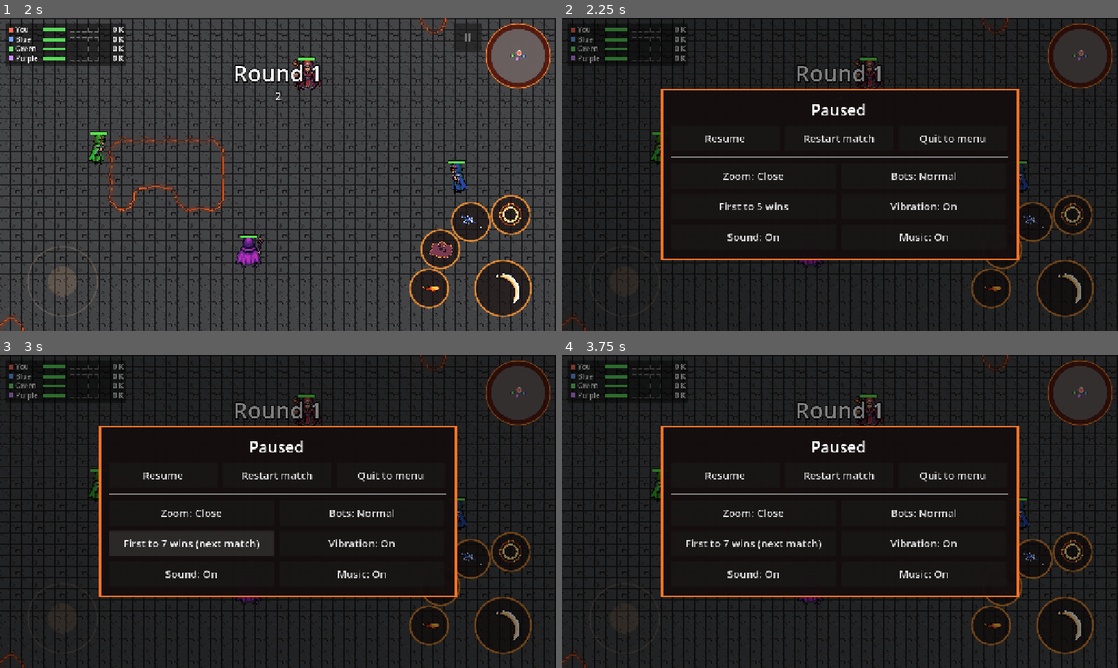
Above: before the commit, frames 1-4 (two rows, left to right).
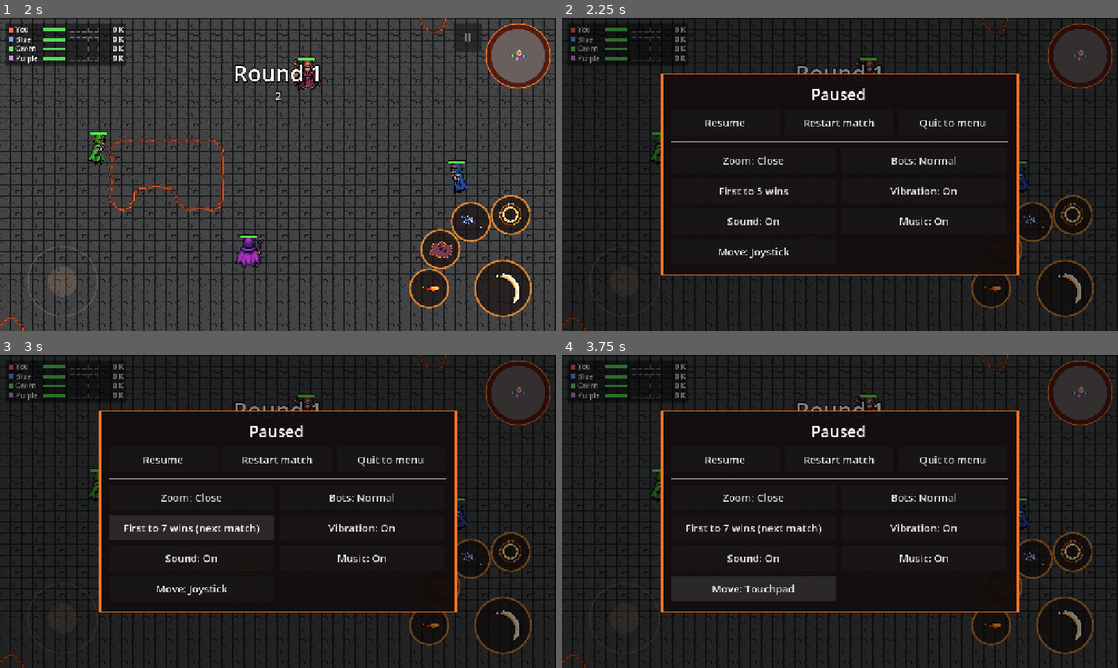
Above: after the commit, the same moments.

Repository: MariosToump/warlocks_on_android
Game: Godot game, scene res://scenes/game.tscn
The game is run twice, just before and just after one commit, with the same random seed, the same clock (stepped at 60 frames per second) and the same inputs.
Inputs (mouse positions are in pixels of both pictures, inside the frame that each line leads up to):
- Up to frame 1 (2 s): click "Play" at 0.5 s; tap Enter at 1.25 s; move the mouse to (400, 158) at 1.27 s; hold D (move_right) from 1.28 s (still down); hold A (attack) from 1.28 s (still down); click (400, 158) at 1.42 s
- Up to frame 2 (2.25 s): release D (move_right) at 2 s; release A (attack) at 2 s; click "II" at 2 s
- Up to frame 3 (3 s): click "First to 5 wins" at 2.75 s
- Up to frame 4 (3.75 s): click (756, 589) at 3.5 s, where only the run after the commit has a clickable "Move: Joystick"

Frame 1 is identical in both runs. In frame 2, 4.4% of the frame differs, in the area x 17-83%, y 17-83%; in frame 3, 5.2%; in frame 4, 5.5%.

Commit message:
Thumbstick fixes + Touchpad movement option
- A thumb put down during the countdown / between rounds was dropped; it is
  now kept and walks when the fight starts.
- A new thumb always takes the stick (a lost touch-up left it dead);
  canceled touches and app focus loss release it.
- The ring follows the thumb past its edge so reversals answer at once;
  speed ramps smoothly from the deadzone.
- Settings: Move: Joystick / Touchpad (whole left half is a pad, full speed
  on a short slide, origin trails the thumb closely).
- test_hud_v07: wait a physics tick before checking the lava sizzle stops.

Co-Authored-By: Claude Opus 5.5 <noreply@anthropic.com>

Diff:
--- a/scripts/game.gd
+++ b/scripts/game.gd
@@ -116,6 +116,7 @@
 		follow_zoom = GameSettings.zoom_value()
 		bot_difficulty = GameSettings.difficulty as Difficulty
 		wins_to_take_match = GameSettings.wins_to_take_match
+		touch.touchpad = GameSettings.move_mode == "touchpad"
 	arena.shrinks = shrink_arena
 	arena.regrows = not rounds # rounds end in sudden death instead
 	_lava_label = _make_lava_label()
@@ -540,6 +541,7 @@
 	follow_zoom = GameSettings.zoom_value()
 	arena.camera.set_design_zoom(follow_zoom)
 	bot_difficulty = GameSettings.difficulty as Difficulty
+	touch.touchpad = GameSettings.move_mode == "touchpad"
 	for w in all_wizards:
 		var ai := w.get_node_or_null("AIController") as AIController
 		if ai:
--- a/scripts/game_settings.gd
+++ b/scripts/game_settings.gd
@@ -5,6 +5,7 @@
 
 const ZOOMS := {"close": 2.0, "far": 1.35} ## follow_zoom per choice (3 / 2 screen px per art px on a phone)
 const WINS := [3, 5, 7]
+const MOVES := ["joystick", "touchpad"] ## left-thumb movement styles
 
 static var path := "user://settings.cfg"
 static var zoom := "close"
@@ -13,6 +14,7 @@
 static var haptics := true
 static var sound := true
 static var music := true
+static var move_mode := "joystick"
 static var _loaded := false
 
 
@@ -36,6 +38,9 @@
 	haptics = cf.get_value("game", "haptics", haptics)
 	sound = cf.get_value("game", "sound", sound)
 	music = cf.get_value("game", "music", music)
+	move_mode = cf.get_value("game", "move_mode", move_mode)
+	if not move_mode in MOVES:
+		move_mode = "joystick"
 
 
 static func save_settings() -> void:
@@ -46,6 +51,7 @@
 	cf.set_value("game", "haptics", haptics)
 	cf.set_value("game", "sound", sound)
 	cf.set_value("game", "music", music)
+	cf.set_value("game", "move_mode", move_mode)
 	cf.save(path)
 
 
@@ -61,4 +67,5 @@
 	haptics = true
 	sound = true
 	music = true
+	move_mode = "joystick"
 	_loaded = true
--- a/scripts/pause_menu.gd
+++ b/scripts/pause_menu.gd
@@ -15,6 +15,7 @@
 var _bots: Button
 var _wins: Button
 var _haptics: Button
+var _move: Button
 var _sound: Button
 var _music: Button
 var _title: Label
@@ -92,6 +93,7 @@
 	_haptics = _button(grid, "", _toggle_haptics)
 	_sound = _button(grid, "", _toggle_sound)
 	_music = _button(grid, "", _toggle_music)
+	_move = _button(grid, "", _cycle_move)
 	_refresh()
 	dim.visible = false
 
@@ -179,6 +181,7 @@
 	_haptics.text = "Vibration: %s" % ("On" if GameSettings.haptics else "Off")
 	_sound.text = "Sound: %s" % ("On" if GameSettings.sound else "Off")
 	_music.text = "Music: %s" % ("On" if GameSettings.music else "Off")
+	_move.text = "Move: %s" % GameSettings.move_mode.capitalize()
 
 
 func _cycle_zoom() -> void:
@@ -194,6 +197,11 @@
 func _cycle_wins() -> void:
 	var i := GameSettings.WINS.find(GameSettings.wins_to_take_match)
 	GameSettings.wins_to_take_match = GameSettings.WINS[(i + 1) % GameSettings.WINS.size()]
+	_changed()
+
+
+func _cycle_move() -> void:
+	GameSettings.move_mode = "touchpad" if GameSettings.move_mode == "joystick" else "joystick"
 	_changed()
 
 
--- a/scripts/touch_controls.gd
+++ b/scripts/touch_controls.gd
@@ -2,6 +2,10 @@
 extends Control
 ## On-screen controls for phones.
 ## - Left half: a floating joystick appears where the thumb lands; drag to walk.
+##   The ring follows the thumb if it goes past the edge (so a reversal is
+##   instant). Touchpad mode (setting): no ring, the whole left half is a pad
+##   and any small slide walks at full speed that way (it trails the thumb
+##   closely). A thumb put down between rounds is kept and walks at the start.
 ## - Bottom right, big: staff attack. Swings on the spot (it never walks you
 ##   anywhere), turned toward the nearest enemy if one is close, else the way
 ##   you face. Hold to keep swinging. A small timer shows the cooldown.
@@ -13,7 +17,9 @@
 ## Works with a mouse too (project setting emulate_touch_from_mouse).
 
 const STICK_R := 80.0 ## how far the knob can travel
-const STICK_DEAD := 0.15
+const STICK_DEAD := 0.15 ## fraction of STICK_R; speed ramps up from here
+const PAD_R := 24.0 ## touchpad: how far the origin trails behind the thumb
+const PAD_DEAD := 8.0 ## touchpad: slide this far (px) to start walking
 const AIM_DEAD := 22.0 ## drag shorter than this = tap (auto-aim)
 const AIM_FULL := 110.0 ## drag length for full blink distance
 const MARGIN := 34.0
@@ -37,6 +43,8 @@
 ## True between rounds (countdown, results): no moving or casting, and
 ## new touches pass through to the HUD (e.g. the Play again button).
 var locked := false
+## Touchpad movement instead of the joystick (GameSettings.move_mode).
+var touchpad := false
 
 var _stick_index := -1
 var _stick_origin := Vector2.ZERO
@@ -61,13 +69,30 @@
 	for k in _flash.keys():
 		_flash[k] = maxf(_flash[k] - delta, 0.0)
 	if wizard and _stick_index >= 0:
-		var v := (_stick_pos - _stick_origin) / STICK_R
 		wizard.move_target = null
-		wizard.move_dir = v.limit_length(1.0) if v.length() > STICK_DEAD and not locked else Vector2.ZERO
+		wizard.move_dir = Vector2.ZERO if locked else stick_vector()
 	if wizard and _attack_index >= 0:
 		_hold_attack()
 	_update_guide()
 	queue_redraw()
+
+
+## Walk direction from the thumb: length 0-1 for the joystick (ramps up from
+## the deadzone edge), full speed for the touchpad.
+func stick_vector() -> Vector2:
+	var off := _stick_pos - _stick_origin
+	if touchpad:
+		return off.normalized() if off.length() > PAD_DEAD else Vector2.ZERO
+	var k := off.length() / STICK_R
+	if k <= STICK_DEAD:
+		return Vector2.ZERO
+	return off.normalized() * minf((k - STICK_DEAD) / (1.0 - STICK_DEAD), 1.0)
+
+
+func _notification(what: int) -> void:
+	# Leaving the app (home, notification shade, a call) can swallow touch-ups.
+	if what in [NOTIFICATION_APPLICATION_FOCUS_OUT, NOTIFICATION_APPLICATION_PAUSED, NOTIFICATION_WM_WINDOW_FOCUS_OUT]:
+		release_all()
 
 
 ## Forget every finger (pausing: touch-ups won't arrive while paused).
@@ -87,15 +112,19 @@
 		return
 	if event is InputEventScreenTouch:
 		var t := event as InputEventScreenTouch
-		if t.pressed:
+		if t.pressed and not t.canceled:
 			if not locked:
 				_touch_down(t.index, t.position)
+			elif _is_stick_spot(t.position):
+				# Between rounds: remember the thumb (it walks once the fight
+				# starts) but let the touch reach the HUD too.
+				_grab_stick(t.index, t.position)
 		else:
 			_touch_up(t.index)
 	elif event is InputEventScreenDrag:
 		var d := event as InputEventScreenDrag
 		if d.index == _stick_index:
-			_stick_pos = _stick_origin + (d.position - _stick_origin).limit_length(STICK_R)
+			_move_stick(d.position)
 		elif d.index == _aim_index:
 			_aim_vec = d.position - _button_center(_aim_slot)
 
@@ -115,11 +144,31 @@
 			_aim_slot = slot
 			_aim_vec = Vector2.ZERO
 		return
-	if pos.x < size.x * 0.5 and _stick_index < 0:
+	if _is_stick_spot(pos):
+		# A new thumb always takes the stick, even if an old touch never
+		# reported its release (else the stick would stay dead).
 		get_viewport().set_input_as_handled()
-		_stick_index = index
-		_stick_origin = pos
-		_stick_pos = pos
+		_grab_stick(index, pos)
+
+
+func _is_stick_spot(pos: Vector2) -> bool:
+	return pos.x < size.x * 0.5 and _button_at(pos) == ""
+
+
+func _grab_stick(index: int, pos: Vector2) -> void:
+	_stick_index = index
+	_stick_origin = pos
+	_stick_pos = pos
+
+
+## Thumb moved: past the ring (or the touchpad's short leash) the origin is
+## dragged along, so turning around answers at once.
+func _move_stick(pos: Vector2) -> void:
+	var leash := PAD_R if touchpad else STICK_R
+	var off := pos - _stick_origin
+	if off.length() > leash:
+		_stick_origin = pos - off.normalized() * leash
+	_stick_pos = pos
 
 
 func _touch_up(index: int) -> void:
@@ -274,7 +323,10 @@
 	if wizard == null:
 		return
 	# Joystick (a faint hint where it usually sits when not touched).
-	if _stick_index >= 0:
+	if touchpad:
+		if _stick_index >= 0:
+			draw_circle(_stick_pos, 18.0, Color(1, 0.75, 0.5, 0.25))
+	elif _stick_index >= 0:
 		draw_circle(_stick_origin, STICK_R, Color(0, 0, 0, 0.25))
 		draw_arc(_stick_origin, STICK_R, 0, TAU, 48, Color(1, 0.8, 0.6, 0.45), 3.0, true)
 		draw_circle(_stick_pos, 34.0, Color(1, 0.75, 0.5, 0.55))
--- a/tools/test_hud_v07.gd
+++ b/tools/test_hud_v07.gd
@@ -128,7 +128,7 @@
 	await _frames(3)
 	_check(Sfx.is_looping("lava"), "lava sizzles while you burn")
 	player.reset(c)
-	await _frames(3)
+	await _seconds(0.2) # on_lava updates on a physics tick
 	_check(not Sfx.is_looping("lava"), "and stops when you're out")
 	GameSettings.sound = false
 	GameSettings.music = false
--- a/tools/test_touch.gd
+++ b/tools/test_touch.gd
@@ -40,6 +40,59 @@
 	_touch(0, Vector2(330, 500), false)
 	await _frames(2)
 	_check(player.move_dir == Vector2.ZERO, "release stops")
+
+	# v0.9 stick fixes.
+	# A thumb put down while locked (countdown) walks once the fight starts.
+	touch.locked = true
+	_touch(10, Vector2(250, 500), true)
+	_drag(10, Vector2(330, 500))
+	await _frames(3)
+	_check(player.move_dir == Vector2.ZERO, "no walking while locked")
+	touch.locked = false
+	await _frames(2)
+	_check(player.move_dir.x > 0.9, "thumb held through the countdown walks at the start (%s)" % player.move_dir)
+	# Its touch-up gets lost; a new thumb still takes the stick.
+	_touch(11, Vector2(200, 450), true)
+	_drag(11, Vector2(200, 370))
+	await _frames(2)
+	_check(player.move_dir.y < -0.9, "a new thumb takes over a stuck stick (%s)" % player.move_dir)
+	# Past the ring, then reverse: the ring followed, so it flips at once.
+	_drag(11, Vector2(200, 150))
+	_drag(11, Vector2(200, 270)) # only 120 px back (the old fixed ring needed ~300)
+	await _frames(2)
+	_check(player.move_dir.y > 0.2, "reversal answers at once after dragging past the ring (%s)" % player.move_dir)
+	# A canceled touch (system gesture) releases.
+	var cancel := InputEventScreenTouch.new()
+	cancel.index = 11
+	cancel.position = Vector2(200, 200)
+	cancel.pressed = false
+	cancel.canceled = true
+	root.push_input(cancel)
+	await _frames(2)
+	_check(player.move_dir == Vector2.ZERO, "canceled touch releases the stick")
+	# Small drags ramp up smoothly from the deadzone.
+	_touch(12, Vector2(250, 500), true)
+	_drag(12, Vector2(250 + TouchControls.STICK_R * 0.3, 500))
+	await _frames(2)
+	_check(player.move_dir.length() > 0.05 and player.move_dir.length() < 0.4, "speed ramps from the deadzone (%.2f)" % player.move_dir.length())
+	_touch(12, Vector2(270, 500), false)
+	# Touchpad: no ring, a short slide walks at full speed, reverses instantly.
+	touch.touchpad = true
+	_touch(13, Vector2(300, 400), true)
+	_drag(13, Vector2(312, 400))
+	await _frames(2)
+	_check(is_equal_approx(player.move_dir.length(), 1.0) and player.move_dir.x > 0.99, "touchpad: small slide = full speed (%s)" % player.move_dir)
+	_drag(13, Vector2(500, 400))
+	_drag(13, Vector2(460, 400))
+	await _frames(2)
+	_check(player.move_dir.x < -0.99, "touchpad: reverses at once (%s)" % player.move_dir)
+	await _shot("0_touchpad")
+	_touch(13, Vector2(460, 400), false)
+	await _frames(2)
+	_check(player.move_dir == Vector2.ZERO, "touchpad release stops")
+	touch.touchpad = false
+	GameSettings.reset()
+	_check(GameSettings.move_mode == "joystick", "joystick is the default movement")
 
 	# Tap Q: auto-aims at the nearest enemy.
 	await _seconds(0.3)
